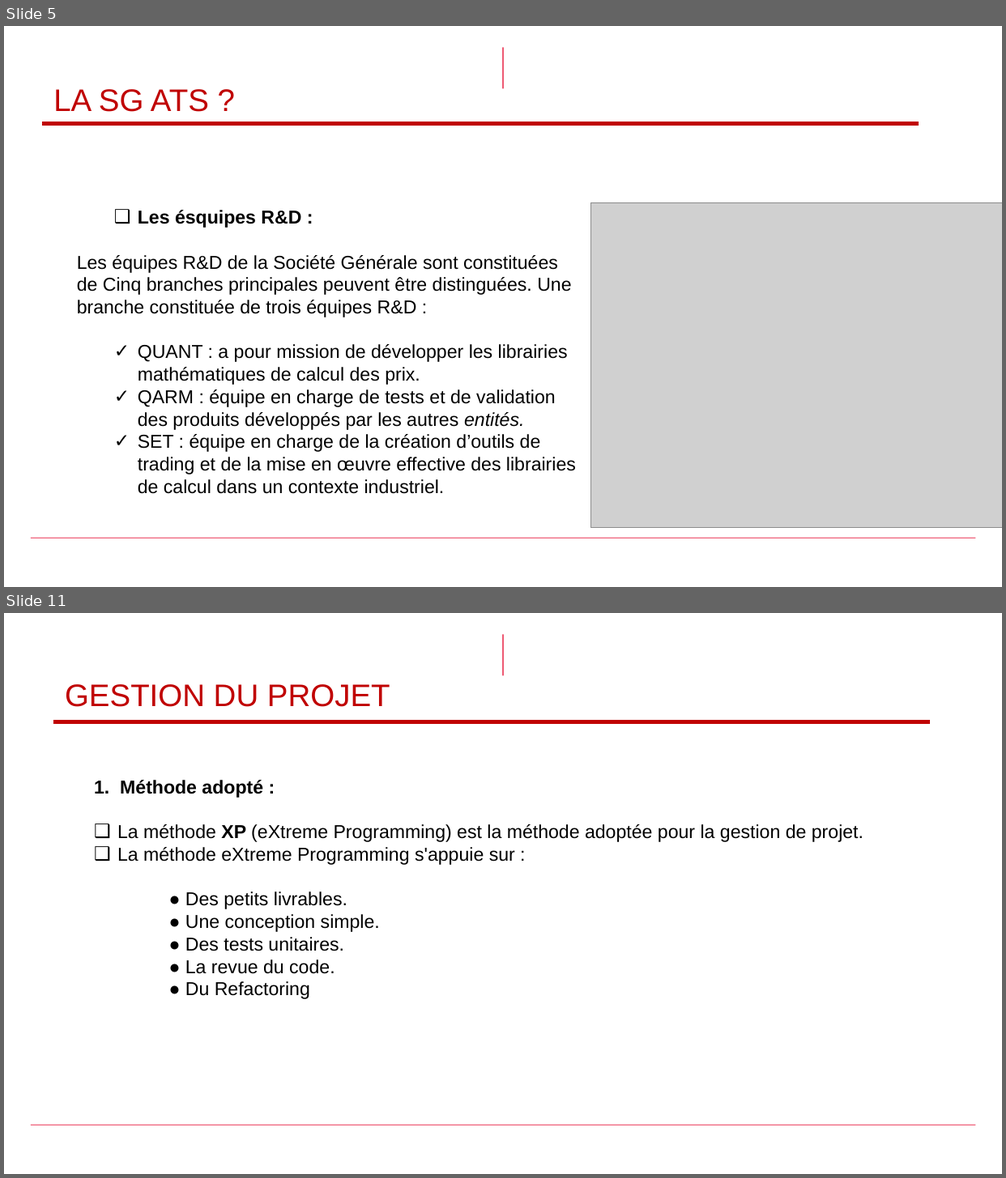
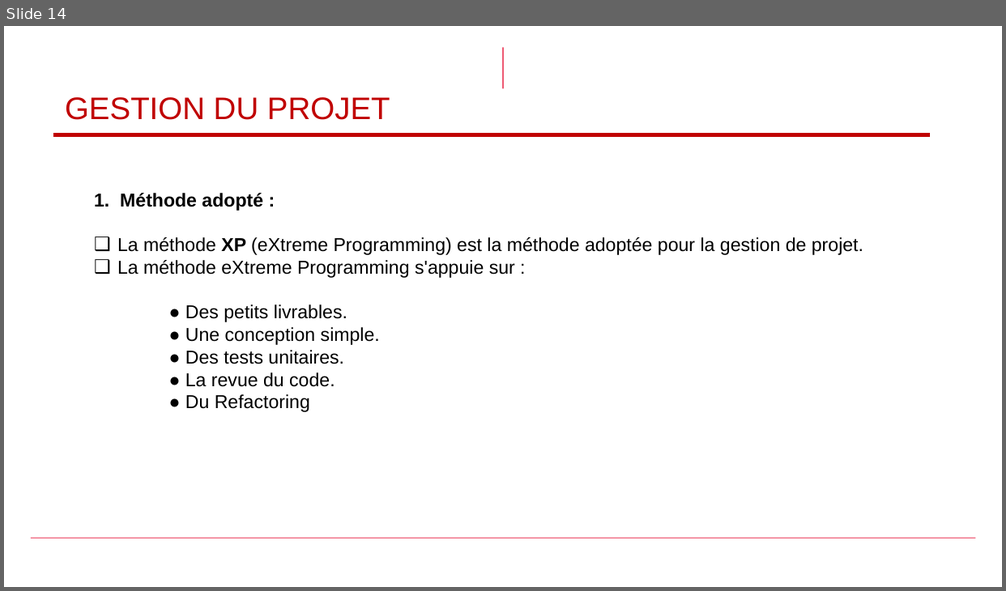
Before and after one commit to zwdOr20/PFE, a slide deck: first_presentation_1.1.pptx. Shown one above the other, each under a label of ours: slides 5 and 11 before the commit, slide 14 after it; the slides between them are not shown. The pictures are 1006x1178 and 1006x591 pixels, drawn with LibreOffice and Linux fonts; fonts in the diff are those of the drawing; grey boxes stand for pictures; background and template pictures are left out. Boxes give left, top, right and bottom in pixels: in the first picture for what was removed or moved away, otherwise in the second. Text is boxed around its words. In the diff, an @@ line names an element or a change of style, - is before the commit and + after.

```diff
--- a/first_presentation_1.1.pptx
+++ b/first_presentation_1.1.pptx
@@ slide 5 removed at [4, 26, 1002, 587], background #FFFFFF; not listed: 2 template elements that a slide beside it also shows @@
@@ title removed at [53, 89, 209, 112] @@
-LA SG ATS ?
@@ line removed from (42, 124) to (918, 124) @@
@@ text removed at [77, 210, 576, 494] @@
-  ❑ Les ésquipes R&D :
-Les équipes R&D de la Société Générale sont constituées de Cinq branches principales peuvent être distinguées. Une branche constituée de trois équipes R&D :
-  ✓ QUANT : a pour mission de développer les librairies mathématiques de calcul des prix.
-  ✓ QARM : équipe en charge de tests et de validation des produits développés par les autres entités.
-  ✓ SET : équipe en charge de la création d’outils de trading et de la mise en œuvre effective des librairies de calcul dans un contexte industriel.
@@ picture removed at [591, 203, 1002, 528] @@
@@ what was slide 11 is now slide 14 @@
```
Also in this commit, not shown: 8 slides changed, 8 slides added, 3 other slides removed, 15 other files.
